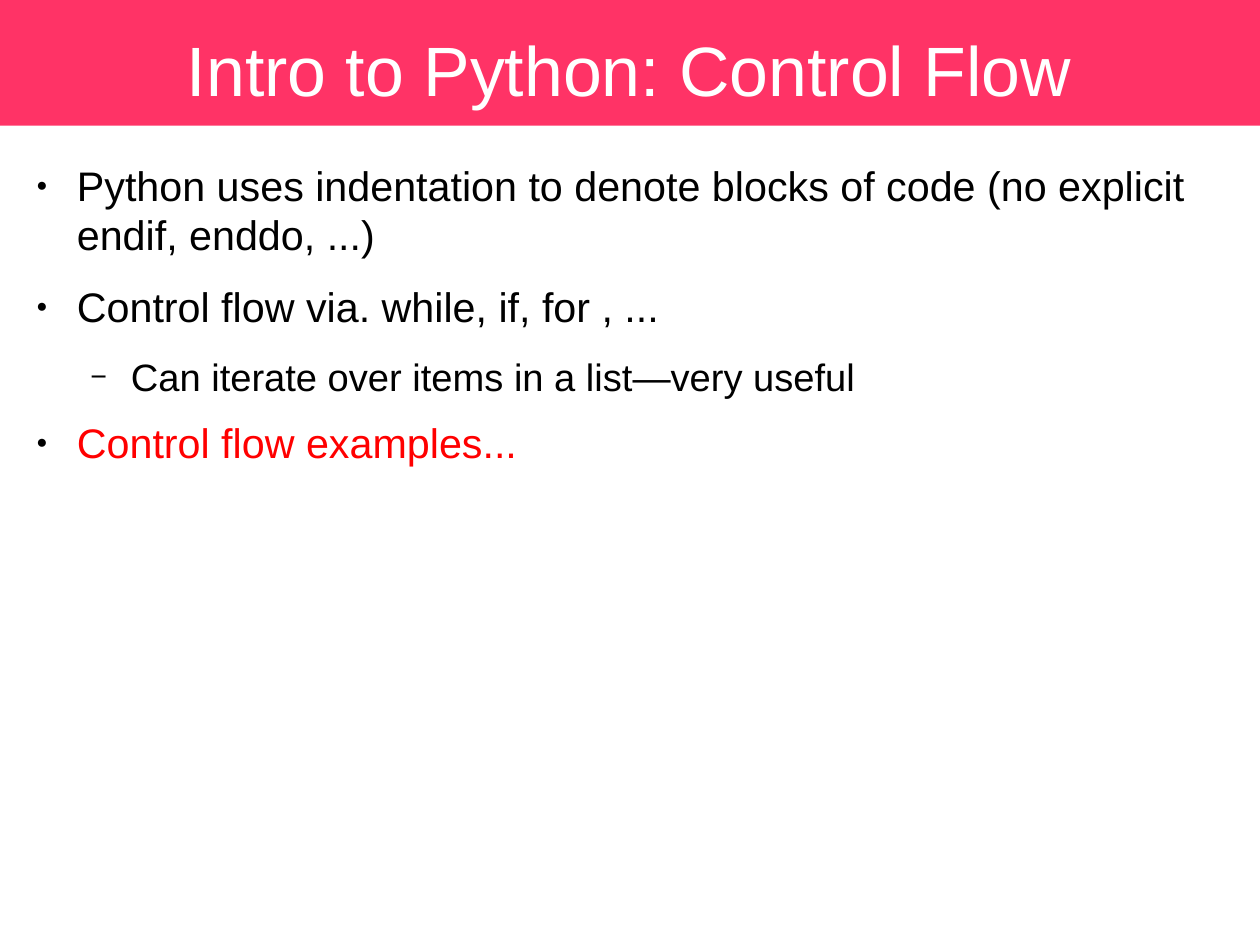
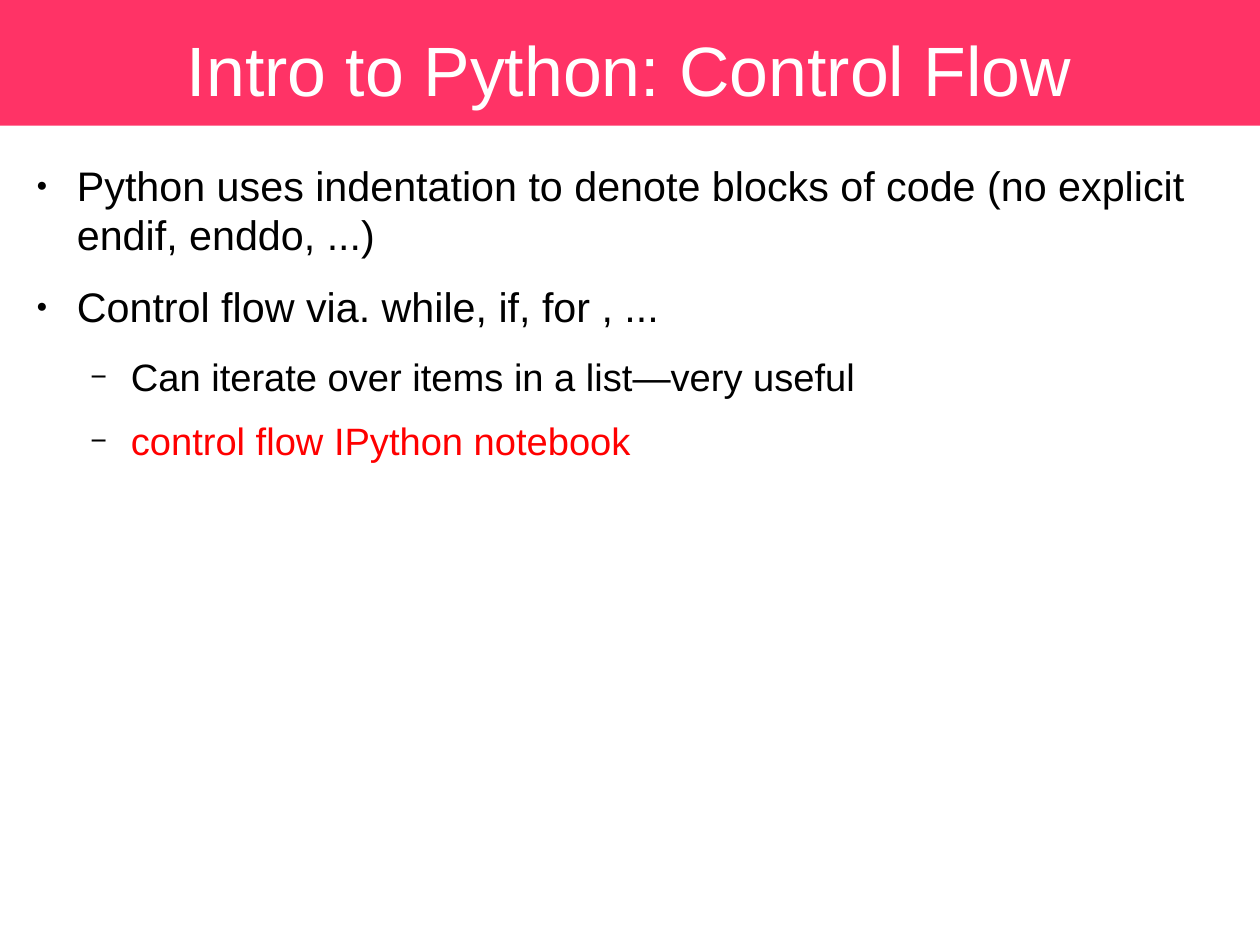
Before and after one commit to sbu-python-class/python-science, a slide deck: slide 52 of lectures/01-python/python.odp. Drawn at 1260x945 pixels with LibreOffice and Linux fonts; fonts in the diff are those of the drawing. Boxes give left, top, right and bottom in pixels: in the first picture for what was removed or moved away, otherwise in the second. Text is boxed around its words. In the diff, an @@ line names an element or a change of style, - is before the commit and + after.

```diff
--- a/lectures/01-python/python.odp
+++ b/lectures/01-python/python.odp
@@ text at (131, 427, 631, 463): text changed; size 26 to 24 pt @@
-● Control flow examples...
+  − control flow IPython notebook
```
Also in this commit, not shown: 1 other slide changed, 1 other file.
